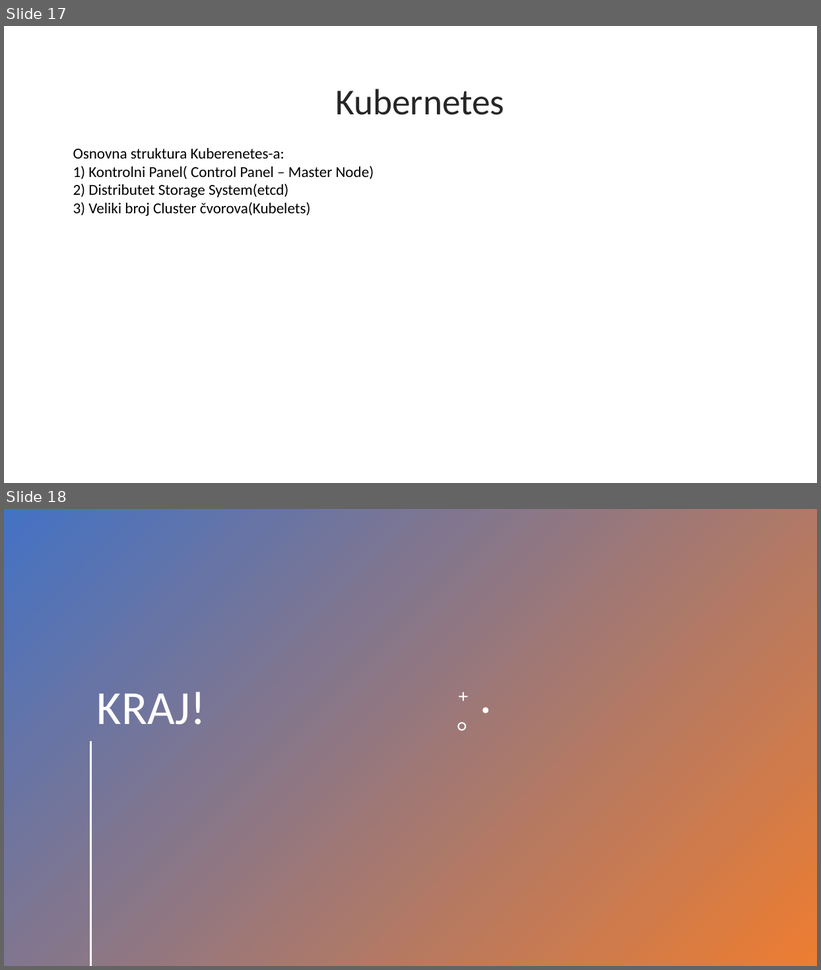
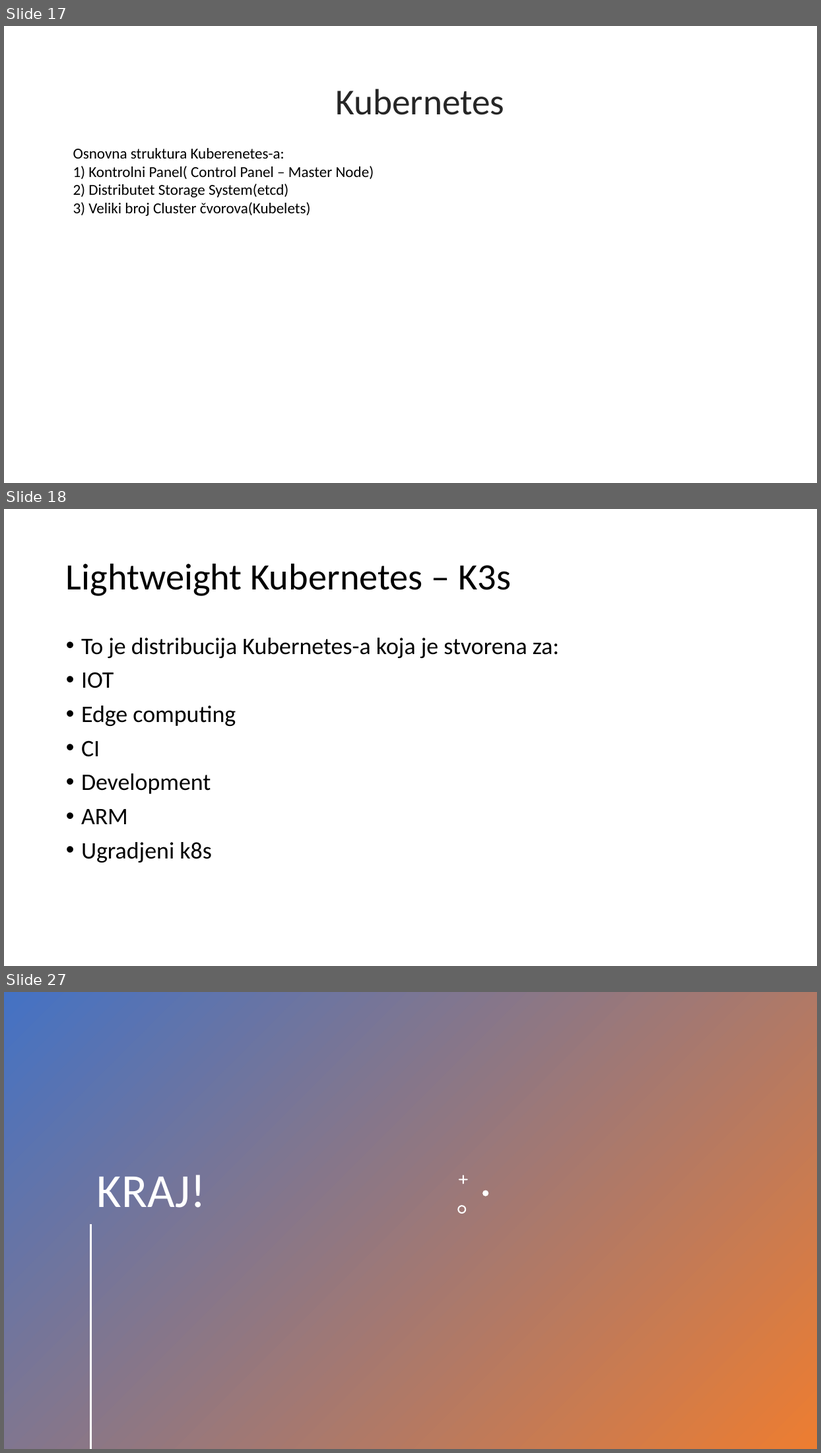
Before and after one commit to Jovana1998/SOA, a slide deck: K3s.pptx. Shown one above the other, each under a label of ours: slides 17 and 18 before the commit, slides 17, 18 and 27 after it; the slides between them are not shown. The pictures are 821x970 and 821x1453 pixels, drawn with LibreOffice and Linux fonts; fonts in the diff are those of the drawing. Boxes give left, top, right and bottom in pixels: in the first picture for what was removed or moved away, otherwise in the second. Text is boxed around its words. In the diff, an @@ line names an element or a change of style, - is before the commit and + after.

```diff
--- a/K3s.pptx
+++ b/K3s.pptx
@@ slide 18 added at [4, 509, 817, 966], background #FFFFFF @@
@@ title added at [66, 563, 512, 596], 44 pt, text #000000 @@
+Lightweight Kubernetes – K3s
@@ text added at [81, 638, 559, 863], 28 pt, text #000000 @@
+• To je distribucija Kubernetes-a koja je stvorena za:
+• IOT
+• Edge computing
+• CI
+• Development
+• ARM
+• Ugradjeni k8s
@@ what was slide 18 is now slide 27 @@
```
Also in this commit, not shown: 8 other slides added.
